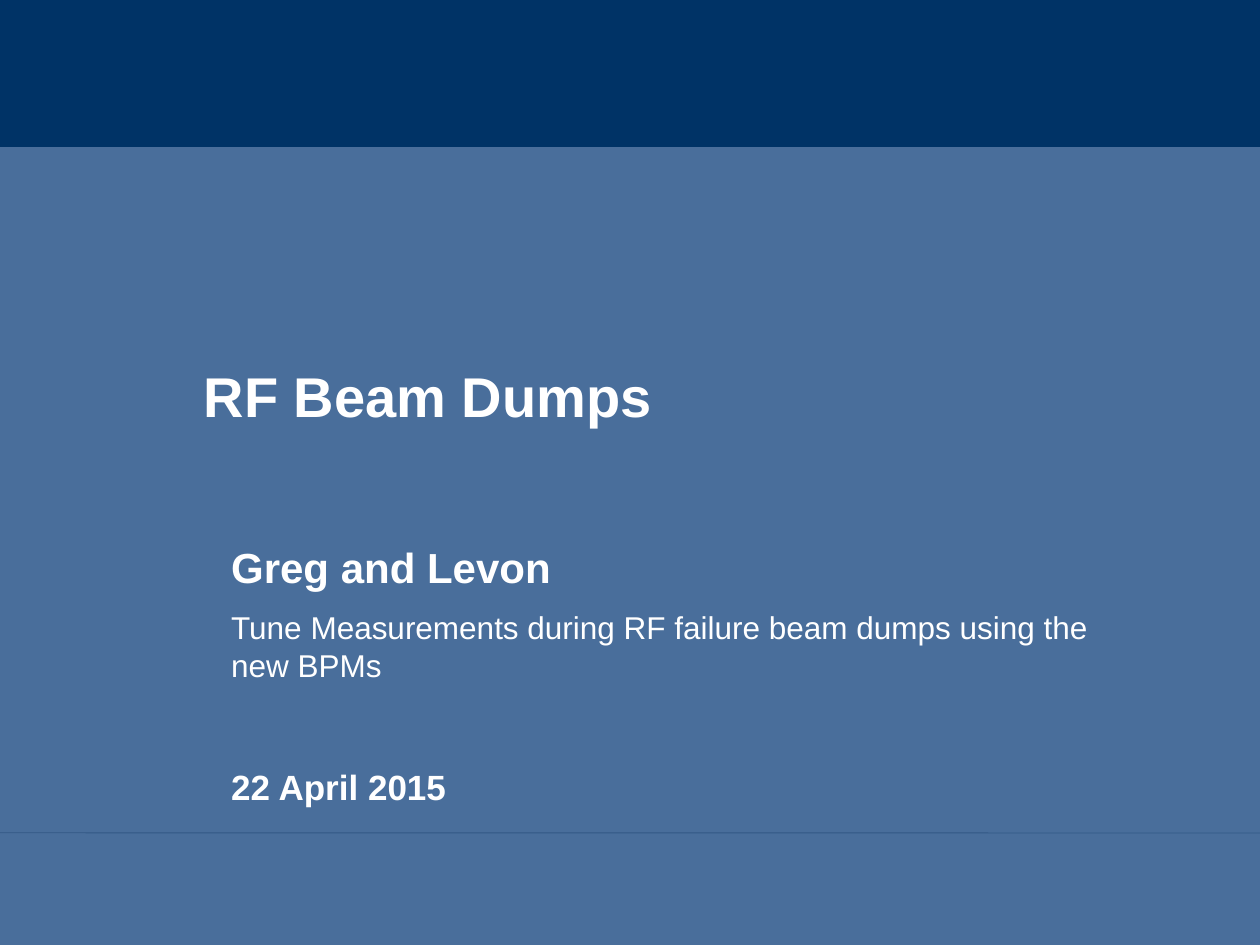
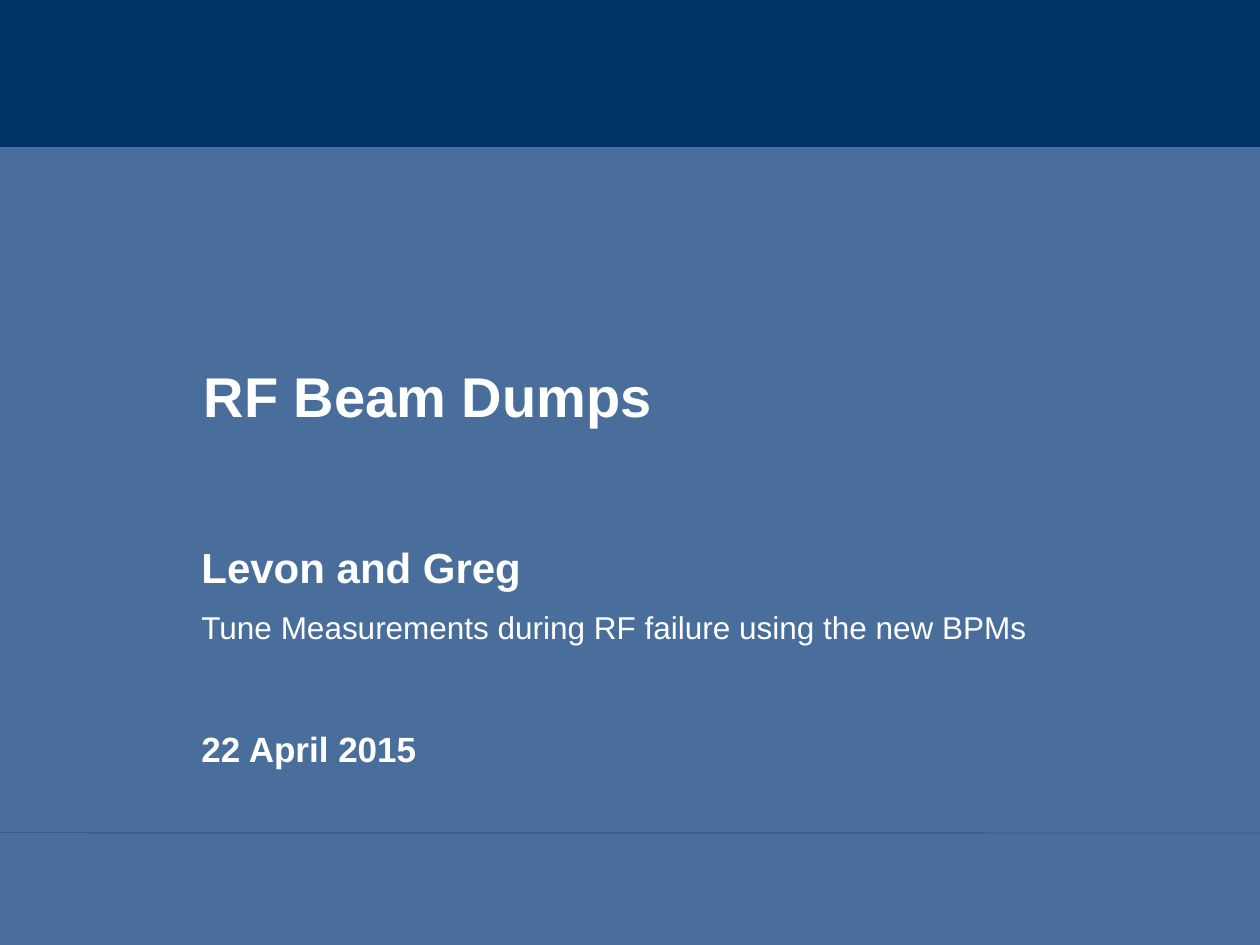
Before and after one commit to levondov/22_April_Presentation, a slide deck: slide 2 of PP.odp. Drawn at 1260x945 pixels with LibreOffice and Linux fonts; fonts in the diff are those of the drawing; background and template pictures are left out. Boxes give left, top, right and bottom in pixels: in the first picture for what was removed or moved away, otherwise in the second. Text is boxed around its words. In the diff, an @@ line names an element or a change of style, - is before the commit and + after.

```diff
--- a/PP.odp
+++ b/PP.odp
@@ subtitle at [201,552,1026,645]: text changed @@
-Greg and Levon
-Tune Measurements during RF failure beam dumps using the new BPMs
+Levon and Greg
+Tune Measurements during RF failure using the new BPMs
```
Also in this commit, not shown: 2 other slides changed, 3 slides added, 3 slides removed, 31 other files.
